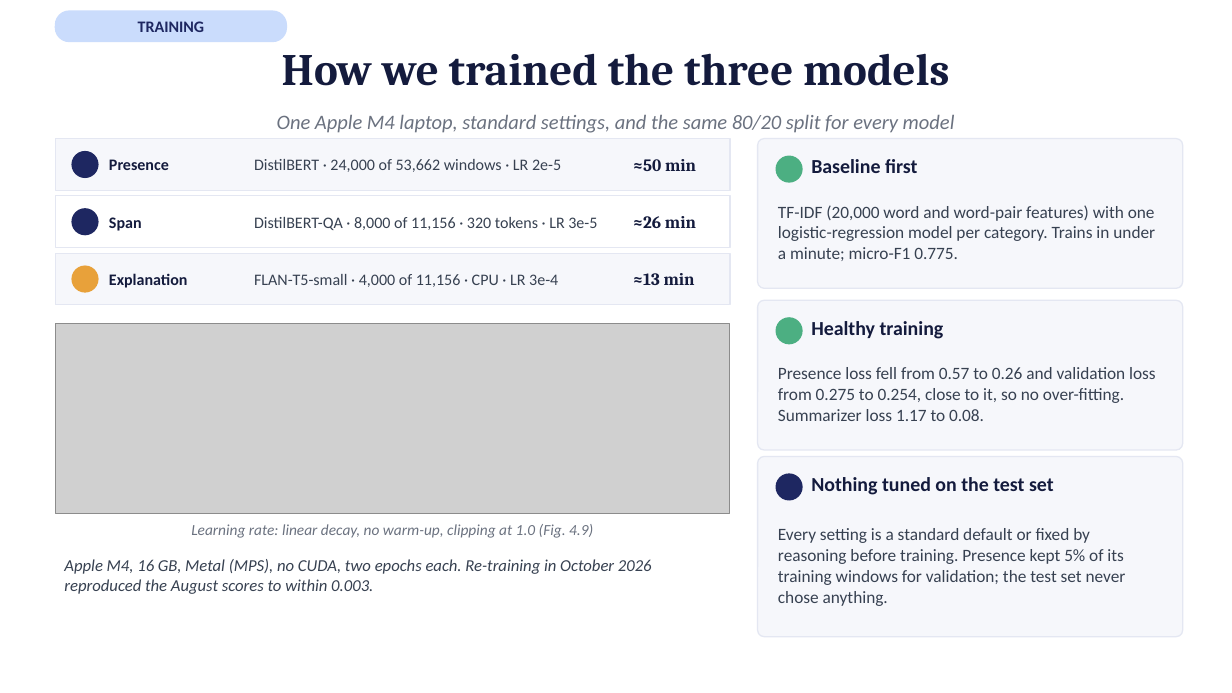
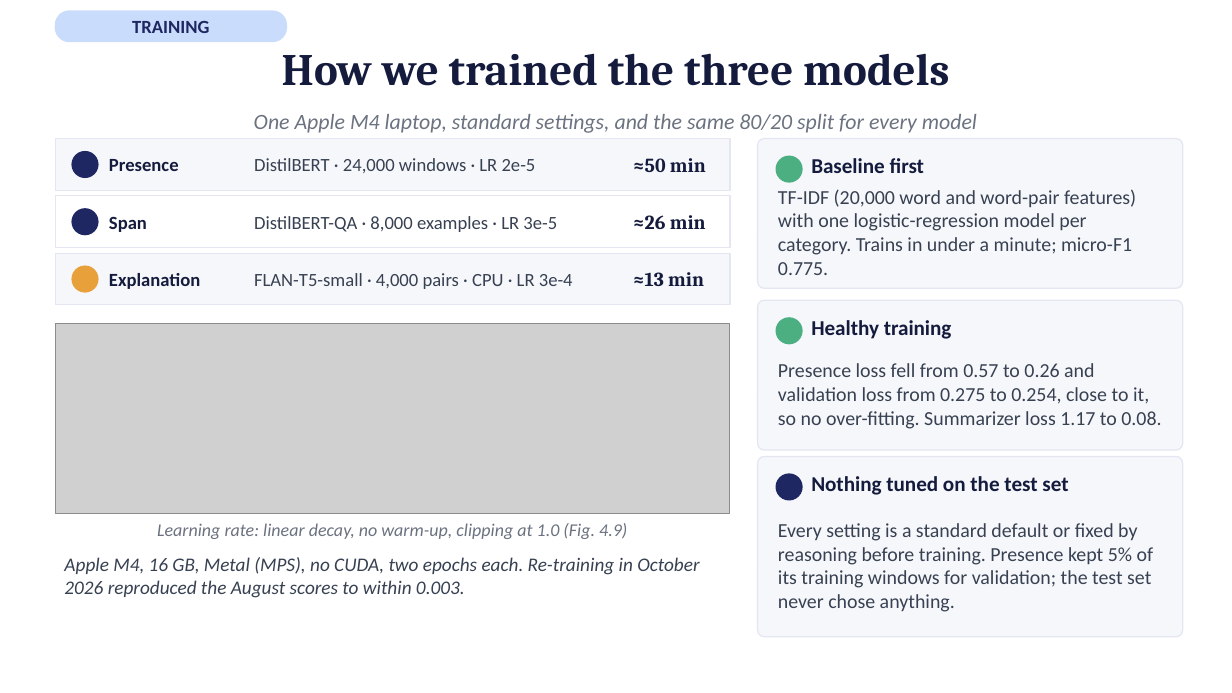
Before and after one commit to afnanmz168/clausify-p3, a slide deck: slide 8 of P25301051-p3-presentation-15-slides.pptx. Drawn at 1232x693 pixels with LibreOffice and Linux fonts; fonts in the diff are those of the drawing; grey boxes stand for pictures. Boxes give left, top, right and bottom in pixels: in the first picture for what was removed or moved away, otherwise in the second. Text is boxed around its words. In the diff, an @@ line names an element or a change of style, - is before the commit and + after.

```diff
--- a/P25301051-p3-presentation-15-slides.pptx
+++ b/P25301051-p3-presentation-15-slides.pptx
@@ text "One Apple M4 laptop, standard ..." at (254,114,977,133): size 16 to 17 pt @@
@@ text at (254,158,536,173): text changed; size 12.5 to 14.5 pt @@
-DistilBERT · 24,000 of 53,662 windows · LR 2e-5
+DistilBERT · 24,000 windows · LR 2e-5
@@ text at (254,216,557,232): text changed; size 12.5 to 14.5 pt @@
-DistilBERT-QA · 8,000 of 11,156 · 320 tokens · LR 3e-5
+DistilBERT-QA · 8,000 examples · LR 3e-5
@@ size 12.5 to 14.5 pt in 4 elements at (132,21,209,33), (109,159,179,171), (109,216,147,232), (109,273,200,289) @@
@@ text at (254,273,573,289): text changed; size 12.5 to 14.5 pt @@
-FLAN-T5-small · 4,000 of 11,156 · CPU · LR 3e-4
+FLAN-T5-small · 4,000 pairs · CPU · LR 3e-4
@@ size 15.5 to 16.5 pt in 3 elements at (811,158,924,173), (811,320,952,339), (811,476,1068,495) @@
@@ size 13.5 to 15.5 pt in 6 elements at (633,158,706,172), (633,215,706,229), (633,272,704,286), (778,189,1136,275), (778,363,1161,429), (778,523,1154,612) @@
@@ text "Learning rate: linear decay, no ..." at (157,523,627,539): size 12 to 14 pt @@
@@ text "Apple M4, 16 GB, Metal ..." at (64,557,699,598): size 13 to 15 pt @@
```
Also in this commit, not shown: 13 other slides changed.
